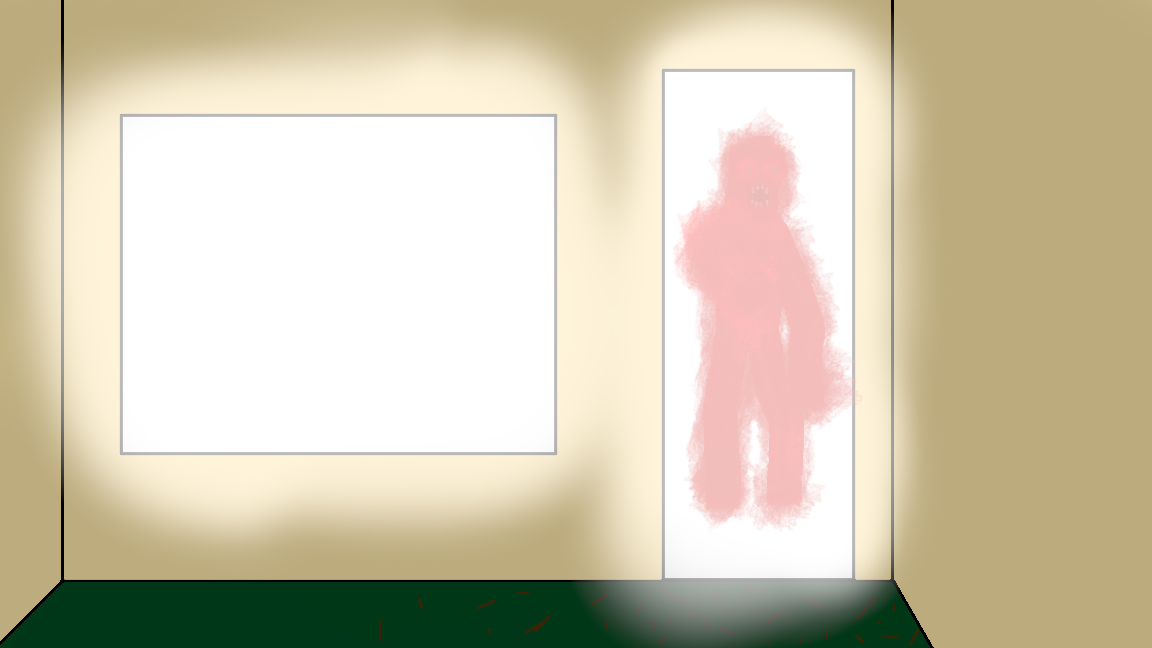
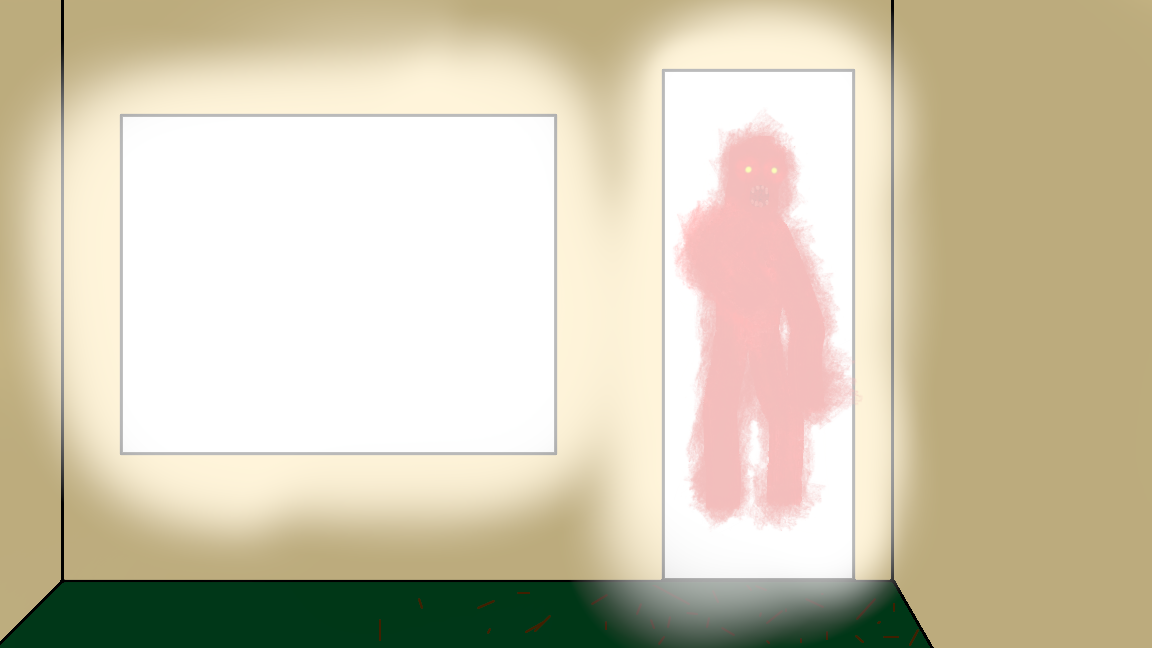
Revision of a layered 1152×648 image; what changed, layer by layer:
painted on "Paint Layer 6" over [744, 166, 778, 174]
painted on "Paint Layer 9" over [744, 166, 778, 174]
painted on "Paint Layer 2" over [744, 166, 778, 174]
